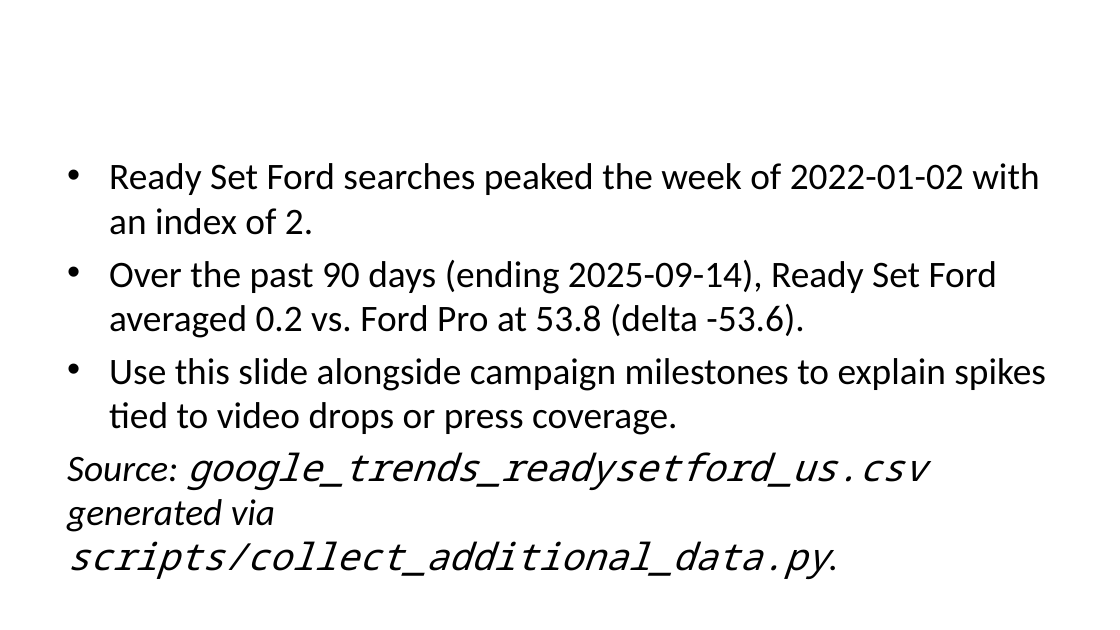
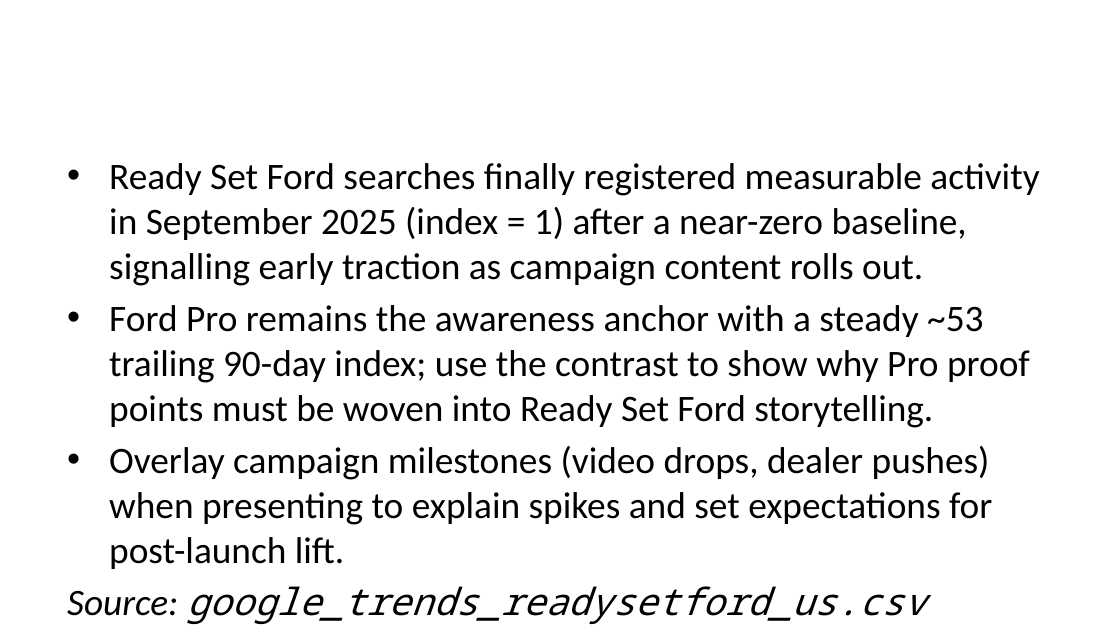
Before and after one commit to kh0pper/DSCI-5330-Assignment-03, a slide deck: slide 4 of deck/Ready_Set_Ford_deck.pptx (slide 5 before the commit). Drawn at 1120x630 pixels with LibreOffice and Linux fonts; fonts in the diff are those of the drawing. Boxes give left, top, right and bottom in pixels: in the first picture for what was removed or moved away, otherwise in the second. Text is boxed around its words. In the diff, an @@ line names an element or a change of style, - is before the commit and + after.

```diff
--- a/deck/Ready_Set_Ford_deck.pptx
+++ b/deck/Ready_Set_Ford_deck.pptx
@@ text at [67, 163, 1039, 624]: text changed @@
-• Ready Set Ford searches peaked the week of 2022-01-02 with an index of 2.
-• Over the past 90 days (ending 2025-09-14), Ready Set Ford averaged 0.2 vs. Ford Pro at 53.8 (delta -53.6).
-• Use this slide alongside campaign milestones to explain spikes tied to video drops or press coverage.
-Source: google_trends_readysetford_us.csv generated via scripts/collect_additional_data.py.
+• Ready Set Ford searches finally registered measurable activity in September 2025 (index = 1) after a near-zero baseline, signalling early traction as campaign content rolls out.
+• Ford Pro remains the awareness anchor with a steady ~53 trailing 90-day index; use the contrast to show why Pro proof points must be woven into Ready Set Ford storytelling.
+• Overlay campaign milestones (video drops, dealer pushes) when presenting to explain spikes and set expectations for post-launch lift.
+Source: google_trends_readysetford_us.csv generated via scripts/collect_additional_data.py (22 Sep run).
```
Also in this commit, not shown: 4 other slides changed, 2 slides added, 2 other files.
